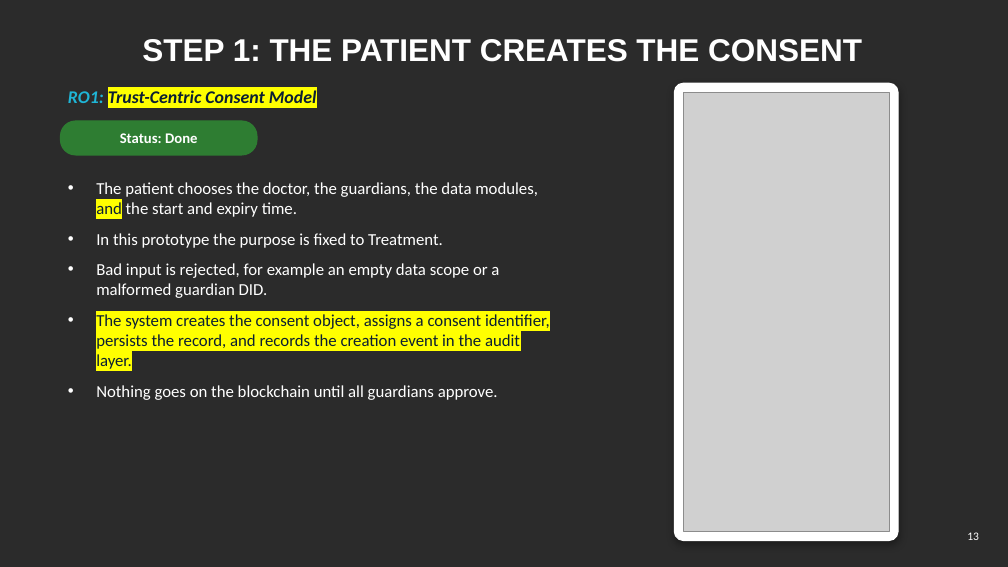
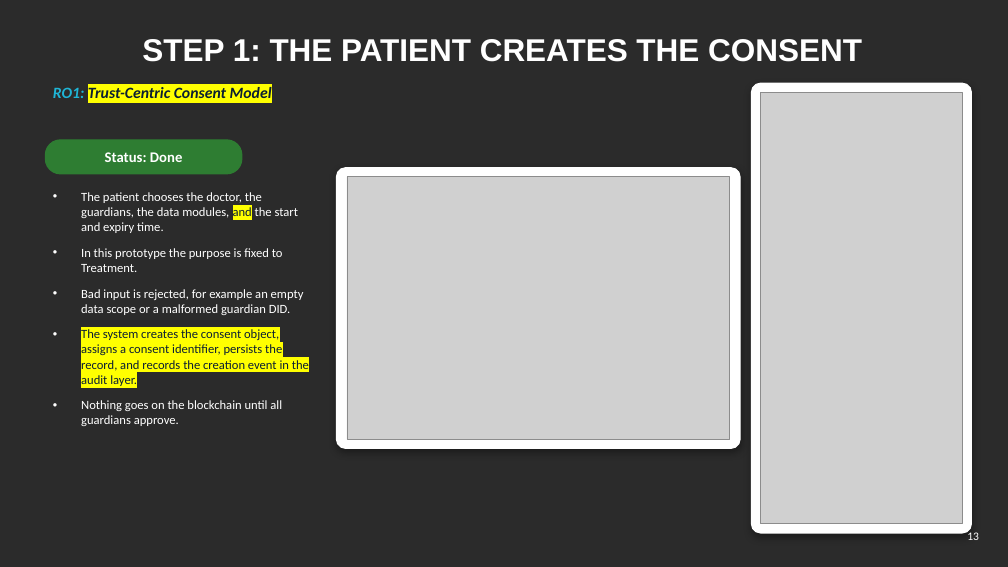
Before and after one commit to yasir12345678900/HealthRWA-Sepolia-Personal-try, a slide deck: slide 13 of docs/Yasir_Candidature_Reassessment_Slides_Simple_YELLOW_changes.pptx. Drawn at 1008x567 pixels with LibreOffice and Linux fonts; fonts in the diff are those of the drawing; grey boxes stand for pictures; background and template pictures are left out; a plain dark background stands for a picture behind light text. Boxes give left, top, right and bottom in pixels: in the first picture for what was removed or moved away, otherwise in the second. Text is boxed around its words. In the diff, an @@ line names an element or a change of style, - is before the commit and + after.

```diff
--- a/docs/Yasir_Candidature_Reassessment_Slides_Simple_YELLOW_changes.pptx
+++ b/docs/Yasir_Candidature_Reassessment_Slides_Simple_YELLOW_changes.pptx
@@ text "RO1: Trust-Centric Consent Model" moved from (x1=68, y1=90, x2=317, y2=109) to (x1=53, y1=87, x2=272, y2=98) @@
@@ text "RO1: Trust-Centric Consent Model" at (x1=53, y1=87, x2=272, y2=98): size 17 to 15 pt; vertical alignment middle to top @@
@@ rounded rectangle resized from (x1=675, y1=83, x2=898, y2=541) to (x1=752, y1=83, x2=972, y2=533) @@
@@ picture resized from (x1=684, y1=92, x2=889, y2=532) to (x1=761, y1=92, x2=963, y2=524) @@
@@ text "Status: Done" moved from (x1=120, y1=133, x2=197, y2=143) to (x1=105, y1=152, x2=182, y2=162) @@
@@ rounded rectangle moved from (x1=60, y1=121, x2=257, y2=155) to (x1=45, y1=140, x2=242, y2=174) @@
@@ rounded rectangle added at (x1=337, y1=168, x2=740, y2=448), fill #FFFFFF, outline #FFFFFF 1 pt @@
@@ picture added at (x1=347, y1=177, x2=730, y2=439) @@
@@ text "The patient chooses the doctor, ..." moved from (x1=96, y1=182, x2=550, y2=400) to (x1=81, y1=192, x2=309, y2=426) @@
@@ text "The patient chooses the doctor, ..." at (x1=81, y1=192, x2=309, y2=426): size 16 to 12 pt @@
```
Also in this commit, not shown: 5 other slides changed, 3 other files.
